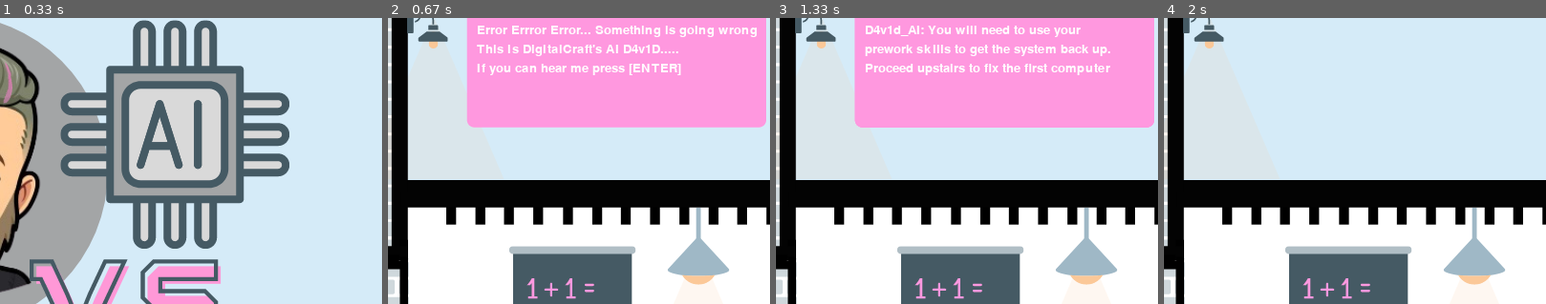
Above: before the commit, frames 1-4 (left to right).
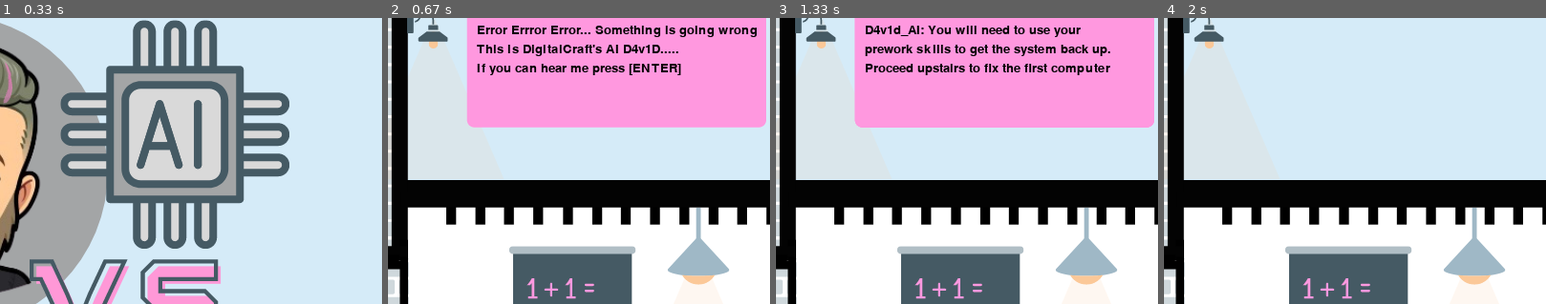
Above: after the commit, the same moments.

Repository: ericschorling/python_project
Game: pygame game, started from player_animation.py
Same seed, same stepped clock (60 frames per second), same inputs: the game is played once before the commit and once after it.
Inputs:
- Up to frame 1 (0.33 s): no input
- Up to frame 2 (0.67 s): tap Enter at 0.33 s
- Up to frame 3 (1.33 s): tap Enter at 0.67, 1.2 s
- Up to frame 4 (2 s): tap Enter at 1.72 s
The pictures show only the part of the screen within x 45-95%, y 11-61%; the shares and areas given below are measured in that part.

Frame 1 is identical in both runs. In frame 2, 3.0% of the frame differs, in the area x 23-97%, y 2-20%; in frame 3, 3.0%, in the area x 23-88%, y 2-20%; in frame 4, nothing differs.

Commit message:
Fixed the display text buggit status

Diff:
--- a/player_animation.py
+++ b/player_animation.py
@@ -19,7 +19,7 @@
 #Create the screen W,H
 screen = pygame.display.set_mode((800,600))
 
-narration_box = Message_Box(20, 450, 50 )
+narration_box = Message_Box(20, 450, 50, screen )
 #Background
 # background = pygame.image.load('bg.jpg')
 #Title and Icon
@@ -104,7 +104,8 @@
 
 #Display opening card
 screen.blit(introImg,(0,0))
-narration_box.message_display([""])
+#narration_box.message_display([""])
+pygame.display.update()
 pause_get_key()
 
 #Start the game
@@ -118,7 +119,7 @@
     for event in pygame.event.get():
         #Checking if x quit button is pressed
         if event.type == pygame.QUIT:
-            #Condition to exit the while loop
+            exit()
             running = False
         #if a keystroke is pressed check whether right or left
         if event.type == pygame.KEYDOWN:
@@ -134,7 +135,8 @@
             if event.key == pygame.K_DOWN:
                 playerY_change = 4
                 playerImg = pygame.image.load("Sean_Down.png").convert_alpha()
-
+            if event.key == pygame.K_ESCAPE:
+                exit()
         if event.type ==  pygame.KEYUP:
             if event.key == pygame.K_RIGHT:
                 playerImg = pygame.image.load("Sean_Walking_Right_Alt.png").convert_alpha()
--- a/python_project_main.py
+++ b/python_project_main.py
@@ -19,14 +19,14 @@
 SCREEN_WIDTH = 800
 SCREEN_HEIGHT = 600
 # Set screen for game and create clock variable for timing.
-screen = pygame.display.set_mode((SCREEN_WIDTH, SCREEN_HEIGHT))
+#screen = pygame.display.set_mode((SCREEN_WIDTH, SCREEN_HEIGHT))
 
 class Message_Box():
-    def __init__(self, font_size, x_cord, y_cord):
+    def __init__(self, font_size, x_cord, y_cord, screen):
         self.font_size = font_size
         self.x_cord = x_cord
         self.y_cord = y_cord
-        #self.size = size
+        self.screen = screen
     def get_key(self):
         while True:
             event = pygame.event.poll()
@@ -37,26 +37,27 @@
     def message_display(self,question1):
         x = self.font_size
         for line in question1:
-            self.display_text(screen,line, self.x_cord, (self.y_cord + x)  )
+            print(line)
+            self.display_text(line, self.x_cord, (self.y_cord + x)  )
             x += self.font_size
-
-    def display_text(self,screen, message,x_cord, y_cord):
+        pygame.display.update()
+
+    def display_text(self, message,x_cord, y_cord):
         fontobject = pygame.font.Font(None, self.font_size)
         #displays transparent unless display_background is called
-        screen.blit(fontobject.render(message, 1, (255, 255, 255)),
+        self.screen.blit(fontobject.render(message, 1, (0,0,0)),
         (( x_cord , y_cord )))
 
-        pygame.display.flip()
     def display_background(self, color, size_x, size_y):
-        pygame.draw.rect(screen, color,
+        pygame.draw.rect(self.screen, color,
                        (self.x_cord,
                        self.y_cord,
                         size_x, size_y), 0)
-    def ask(self,screen, question):
+    def ask(self, question):
         #"ask(screen, question) -> answer"
         #pygame.font.init()
         current_string = []
-        self.display_text(screen, question + "".join(current_string),139,291)
+        self.display_text( question + "".join(current_string),139,291)
         while 1:
             inkey = get_key()
             if inkey == K_BACKSPACE:
@@ -64,10 +65,10 @@
             elif inkey == K_RETURN:
                 break
             elif inkey == K_ESCAPE:
-                break
+                exit()
             elif inkey <= 127:
                 current_string.append(chr(inkey))
-            self.display_text(screen, question + ": " + "".join(current_string),139,291)
+            self.display_text( question + ": " + "".join(current_string),139,291)
         return "".join(current_string)
 
 
